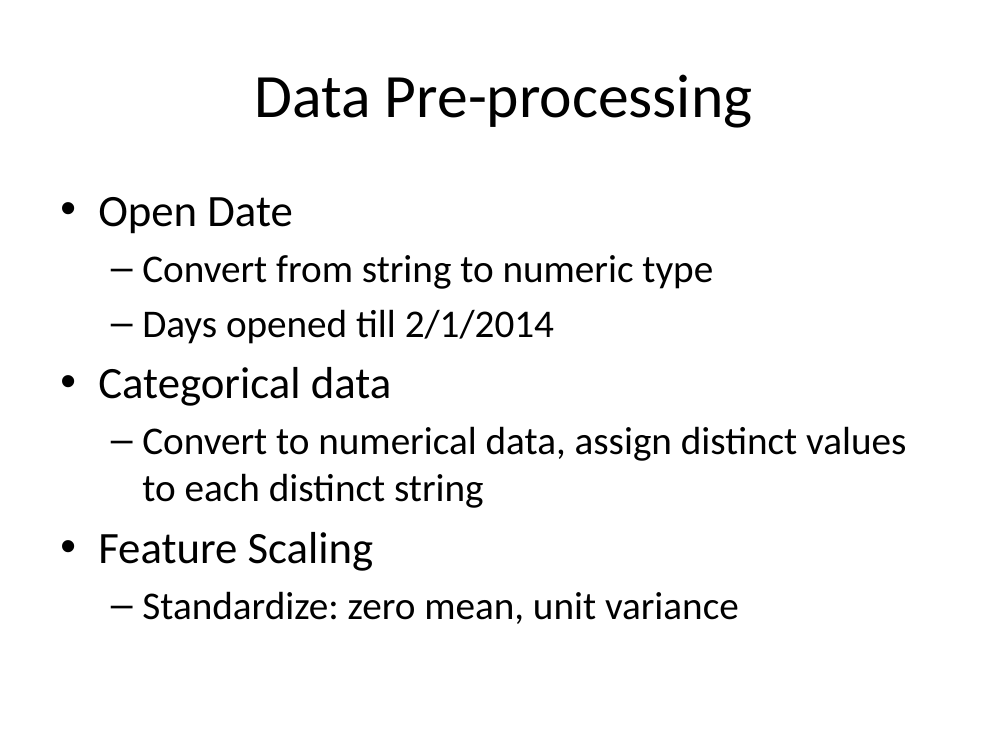
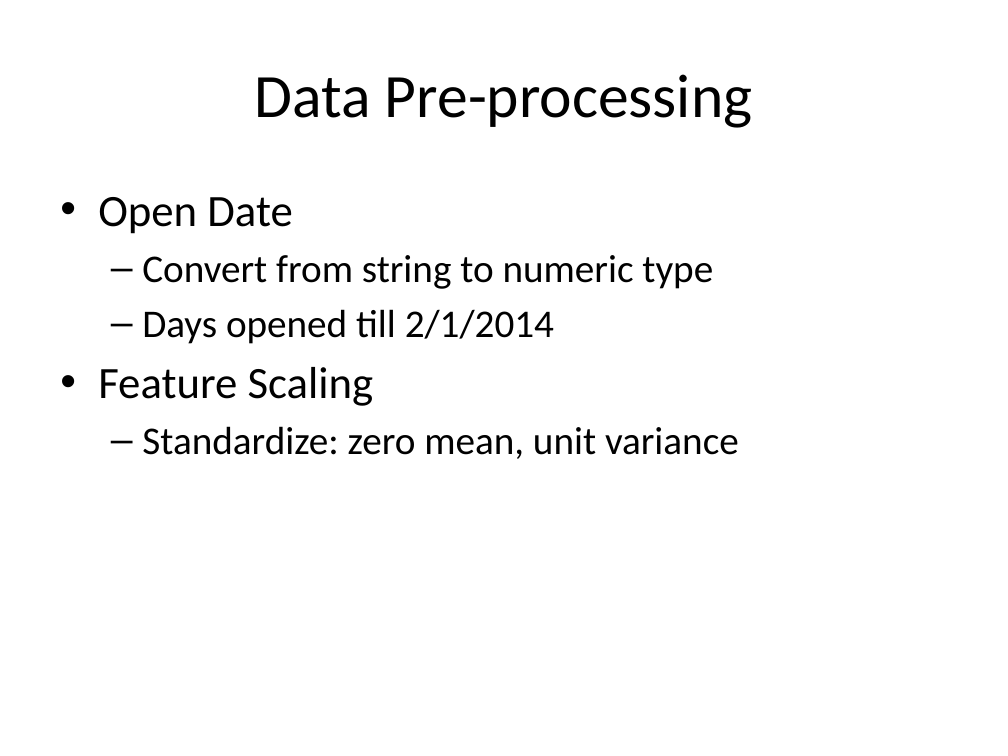
Before and after one commit to hxwang/revenue-prediction, a slide deck: slide 6 of doc/presentation/revenue-prediction.pptx. Drawn at 1008x756 pixels with LibreOffice and Linux fonts; fonts in the diff are those of the drawing. Boxes give left, top, right and bottom in pixels: in the first picture for what was removed or moved away, otherwise in the second. Text is boxed around its words. In the diff, an @@ line names an element or a change of style, - is before the commit and + after.

Commit message:
update slides

```diff
--- a/doc/presentation/revenue-prediction.pptx
+++ b/doc/presentation/revenue-prediction.pptx
@@ text at [98,367,906,508]: paragraphs removed @@
-• Categorical data
-  – Convert to numerical data, assign distinct values to each distinct string
```
Also in this commit, not shown: 2 other slides changed, 1 slide added, 1 slide removed, 1 other file.
